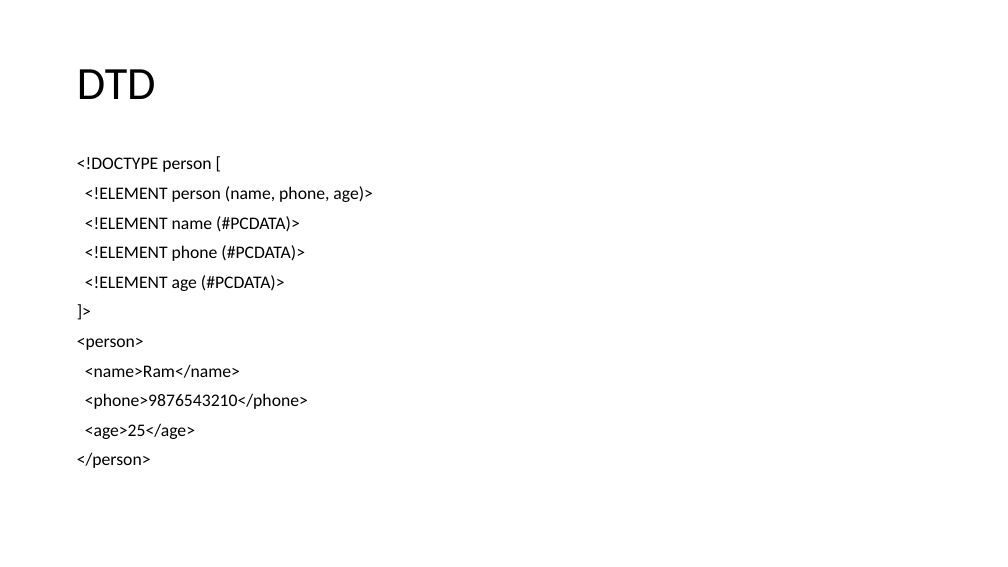
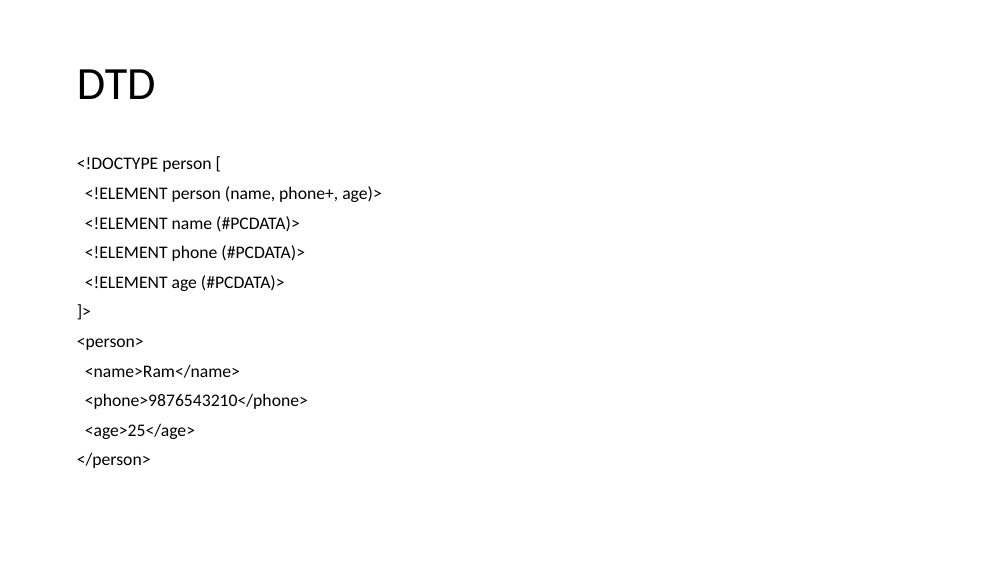
Before and after one commit to sudipparajulee/bim2079WebTechI, a slide deck: slide 8 of Slides/xml.pptx. Drawn at 1008x567 pixels with LibreOffice and Linux fonts; fonts in the diff are those of the drawing. Boxes give left, top, right and bottom in pixels: in the first picture for what was removed or moved away, otherwise in the second. Text is boxed around its words. In the diff, an @@ line names an element or a change of style, - is before the commit and + after.

```diff
--- a/Slides/xml.pptx
+++ b/Slides/xml.pptx
@@ text at bbox=[85, 186, 382, 202]: text changed @@
-<!ELEMENT person (name, phone, age)>
+<!ELEMENT person (name, phone+, age)>
```
Also in this commit, not shown: 1 other file.
